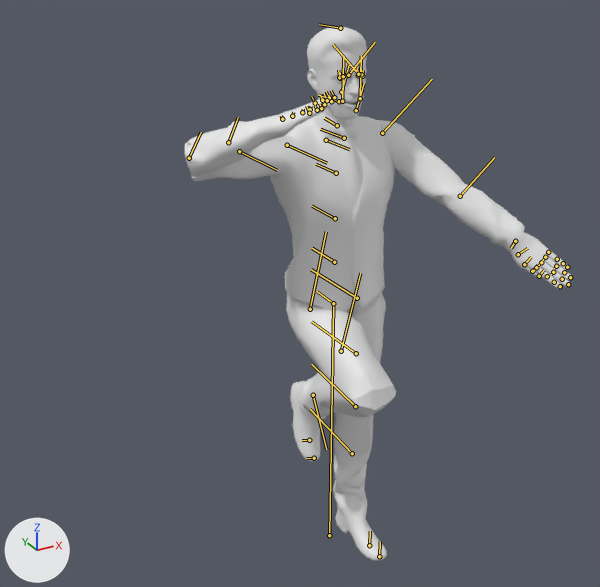
What one commit did to the Blender file BoneEric.blend.
Both versions are drawn from a 50 mm lens placed at (-0.519, -0.851, 0.832), pointed at (-0.052, -0.002, 0.407). The axes (+X, +Y, +Z) are drawn at lower left. The lights are the same throughout. The picture after the commit comes second. Both versions are drawn at the pose saved in each file; the numbers are the values there. The bones that change, and the others that lie on the model, are drawn over the model as lines.

Objects in the first picture: 'rp_eric_rigged_001_geo'.
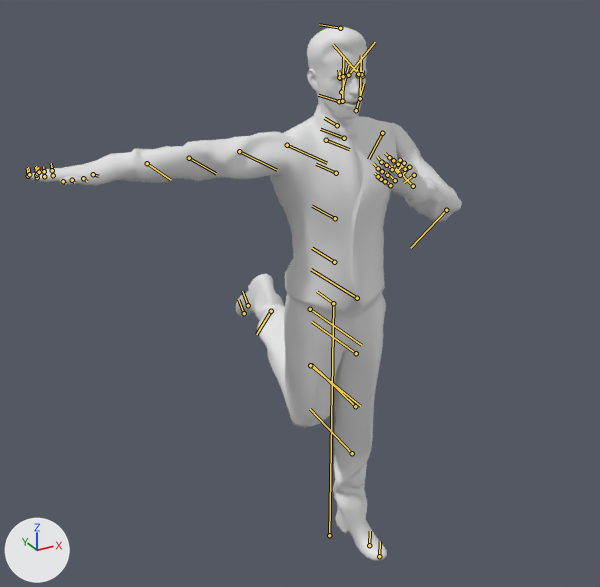
Where the change shows, as pixel boxes [x1, y1, x2, y2] in the pictures (600 x 587 px):
'rp_eric_rigged_001_geo', posed (12% wider)
    before: [185, 27, 572, 561]
    after: [27, 27, 462, 561]
bone 'upperarm_l', root to tip
    before: (382, 133) to (432, 79)
    after: (382, 133) to (368, 159)
bone 'lowerarm_l', root to tip
    before: (460, 196) to (494, 157)
    after: (446, 210) to (410, 248)
bone 'lowerarm_r', root to tip
    before: (189, 158) to (201, 132)
    after: (189, 158) to (216, 173)
bone 'upperleg_r', root to tip
    before: (310, 309) to (326, 231)
    after: (310, 309) to (361, 345)

The change, as a list of edits to the scene's bpy script:
```text
Change bone_upperarm_l:
    where bone_upperarm_l = bpy.data.objects['rp_eric_rigged_001'].pose.bones['upperarm_l']  # child of 'shoulder_l'
    bone_upperarm_l.rotation_euler: (0.873, -0.489, -1.047) -> (0.0, 1.082, -0.698)  # degrees (50, -28, -60) -> degrees (0, 62, -40)
Change bone_lowerarm_l:
    where bone_lowerarm_l = bpy.data.objects['rp_eric_rigged_001'].pose.bones['lowerarm_l']  # child of 'upperarm_l'
    bone_lowerarm_l.rotation_euler: (0.0, 0.0, 0.0) -> (-1.728, 0.489, -2.164)  # degrees (0, 0, 0) -> degrees (-99, 28, -124)
Change bone_lowerarm_r:
    where bone_lowerarm_r = bpy.data.objects['rp_eric_rigged_001'].pose.bones['lowerarm_r']  # child of 'upperarm_r'
    bone_lowerarm_r.rotation_euler: (-0.192, -0.384, -2.478) -> (0.0, 0.0, 0.0)  # degrees (-11, -22, -142) -> degrees (0, 0, 0)
Change bone_upperleg_r:
    where bone_upperleg_r = bpy.data.objects['rp_eric_rigged_001'].pose.bones['upperleg_r']  # child of 'hip'
    bone_upperleg_r.rotation_euler: (0.0, 0.0, 1.222) -> (0.0, 0.0, 0.0)  # degrees (0, 0, 70) -> degrees (0, 0, 0)
```
